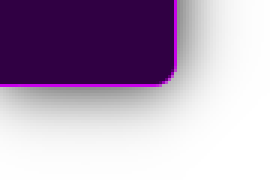
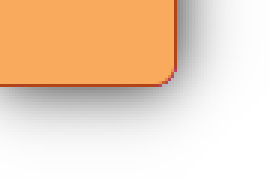
Two versions of the same layered image (270 x 180). Layer-by-layer changes:
added group "orange" with 2 layers above "purple" over (0, 0, 177, 87)
added layer "bottom #1" in group "orange" over (0, 0, 174, 84)
added layer "edge #1" in group "orange" over (0, 0, 177, 87)
